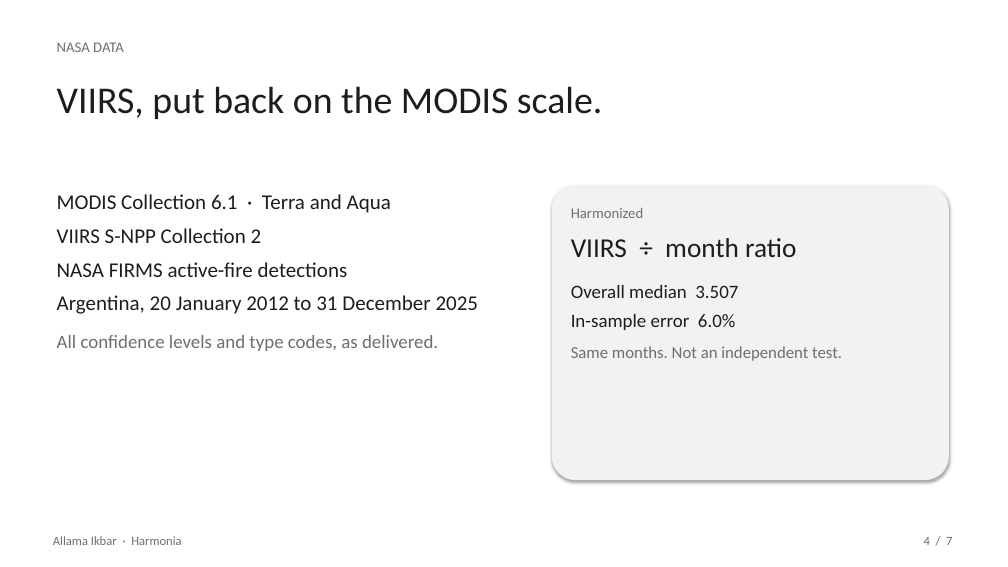
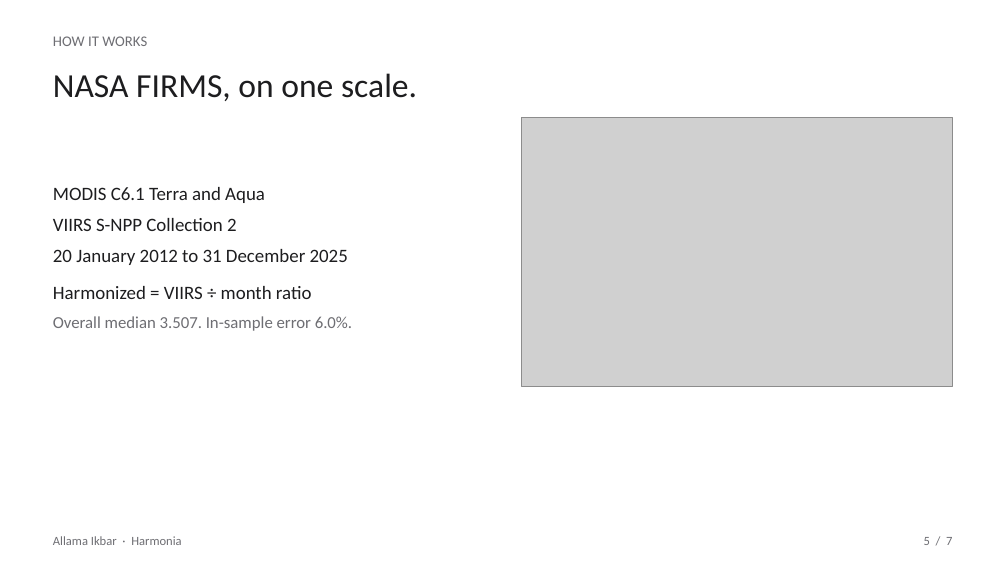
Before and after one commit to marjan-ahmed/harmonia-nsac26, a slide deck: slide 5 of public/Harmonia-Allama-Ikbar.pptx (slide 4 before the commit). Drawn at 1008x567 pixels with LibreOffice and Linux fonts; fonts in the diff are those of the drawing; grey boxes stand for pictures. Boxes give left, top, right and bottom in pixels: in the first picture for what was removed or moved away, otherwise in the second. Text is boxed around its words. In the diff, an @@ line names an element or a change of style, - is before the commit and + after.

```diff
--- a/public/Harmonia-Allama-Ikbar.pptx
+++ b/public/Harmonia-Allama-Ikbar.pptx
@@ text added at [53,36,147,46], 14 pt, text #6E6E73 @@
+HOW IT WORKS
@@ text removed at [57,42,124,52] @@
-NASA DATA
@@ text added at [53,73,417,101], 32 pt, text #1D1D1F @@
+NASA FIRMS, on one scale.
@@ text removed at [57,86,603,119] @@
-VIIRS, put back on the MODIS scale.
@@ picture added at [522,117,953,386] @@
@@ text at [53,187,265,203]: text changed; size 20 to 18 pt @@
-MODIS Collection 6.1 · Terra and Aqua
+MODIS C6.1 Terra and Aqua
@@ text "MODIS C6.1 Terra and Aqua": place and size @@
-text "MODIS C6.1 Terra and Aqua" at [57,194,479,351]
+text "MODIS C6.1 Terra and Aqua" at [53,187,352,331]
@@ rounded rectangle removed at [552,185,949,480] @@
@@ text removed at [571,208,842,361] @@
-Harmonized
-VIIRS ÷ month ratio
-Overall median 3.507
-In-sample error 6.0%
-Same months. Not an independent test.
@@ text at [53,218,237,231]: size 20 to 18 pt in "VIIRS S-NPP Collection 2" @@
@@ text at [53,249,352,331]: text changed; size 20 to 18 pt @@
-NASA FIRMS active-fire detections
-Argentina, 20 January 2012 to 31 December 2025
-All confidence levels and type codes, as delivered.
+20 January 2012 to 31 December 2025
+Harmonized = VIIRS ÷ month ratio
+Overall median 3.507. In-sample error 6.0%.
@@ text at [924,537,952,545]: text changed @@
-4 / 7
+5 / 7
```
Also in this commit, not shown: 2 other slides changed, 3 slides added, 3 slides removed, 2 other files.
